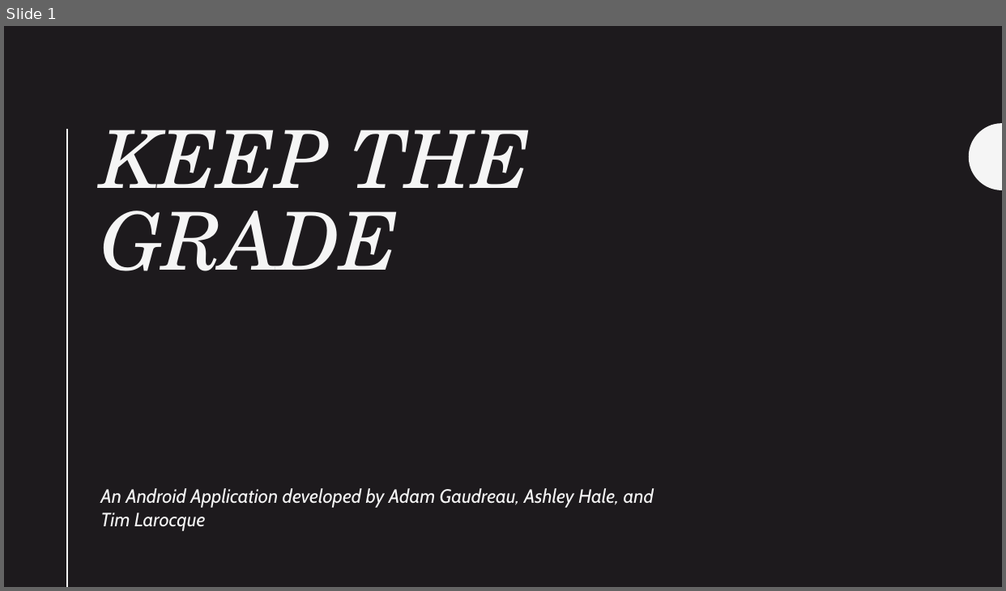
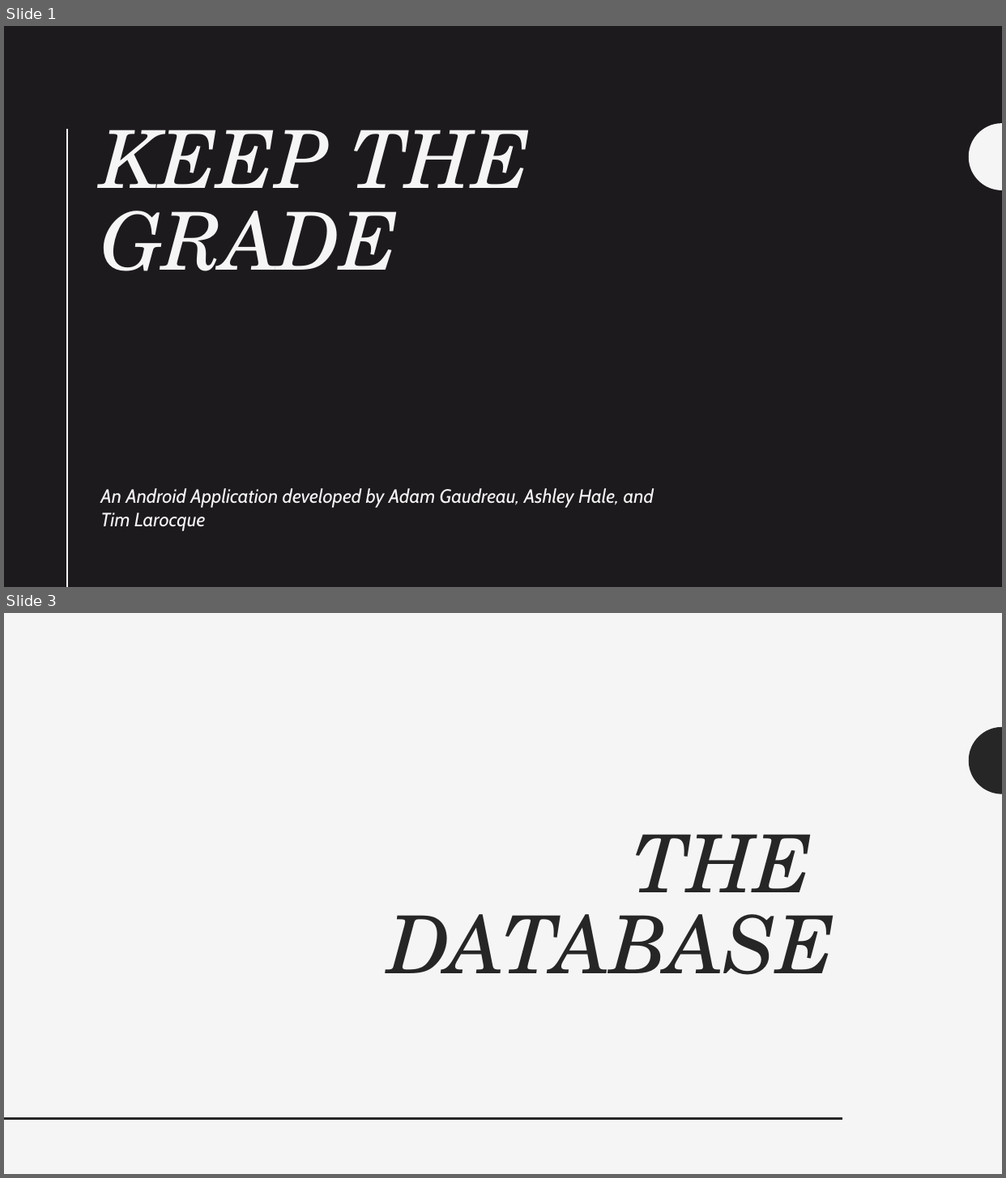
Before and after one commit to uml-app1-2016/Keep-the-Grade, a slide deck: Presentation.pptx. Shown one above the other, each under a label of ours: slide 1 before the commit, slides 1 and 3 after it; the slides between them are not shown. The pictures are 1006x591 and 1006x1178 pixels, drawn with LibreOffice and Linux fonts; fonts in the diff are those of the drawing. Boxes give left, top, right and bottom in pixels: in the first picture for what was removed or moved away, otherwise in the second. Text is boxed around its words. In the diff, an @@ line names an element or a change of style, - is before the commit and + after.

```diff
--- a/Presentation.pptx
+++ b/Presentation.pptx
@@ slide 3 added at box(4, 613, 1002, 1174), background #F5F5F5 @@
@@ freeform shape added at box(969, 726, 1002, 794), fill #262626 @@
@@ title added at box(389, 834, 835, 975), 77 pt, text #262626, italic @@
+THE
+DATABASE
@@ line added from (842, 1119) to (4, 1119), #262626 2 pt @@
```
Also in this commit, not shown: 11 other slides added.
